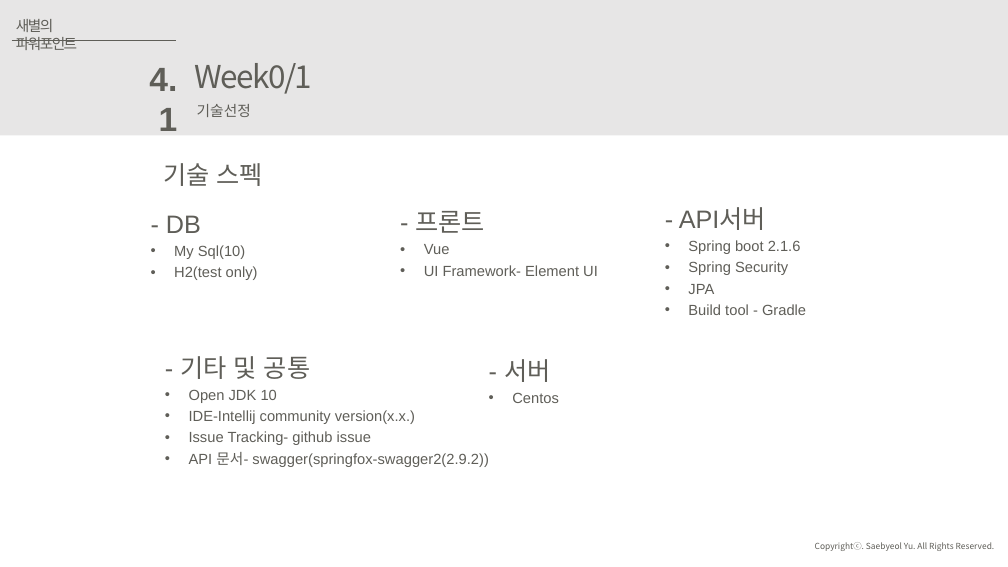
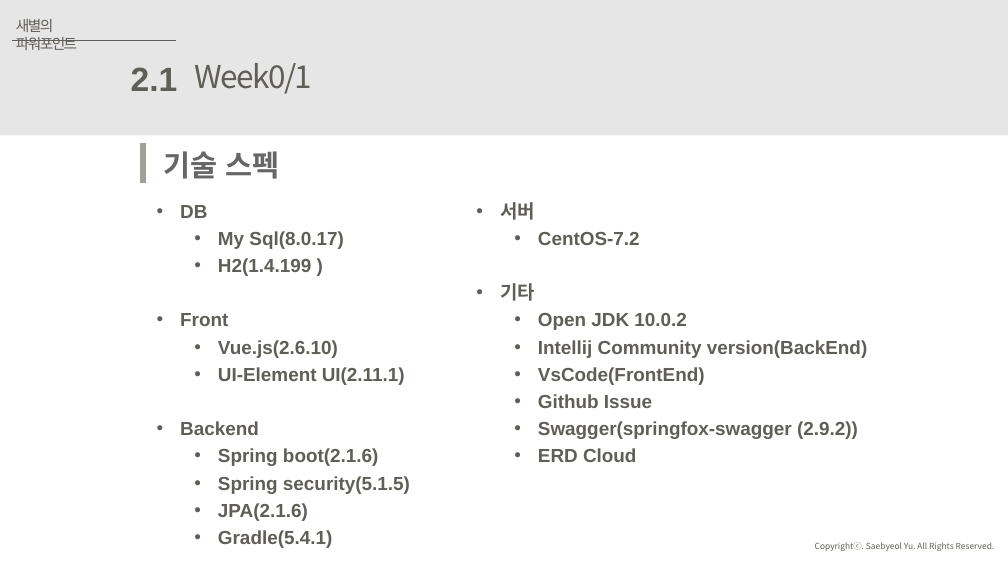
Before and after one commit to JuJinPark/interproject-process, a slide deck: slide 9 of 발표/internProject(20191010).pptx. Drawn at 1008x567 pixels with LibreOffice and Linux fonts; fonts in the diff are those of the drawing. Boxes give left, top, right and bottom in pixels: in the first picture for what was removed or moved away, otherwise in the second. Text is boxed around its words. In the diff, an @@ line names an element or a change of style, - is before the commit and + after.

Commit message:
added ppt

```diff
--- a/발표/internProject(20191010).pptx
+++ b/발표/internProject(20191010).pptx
@@ text at box(131, 67, 178, 91): text changed @@
-4.1
+2.1
@@ text removed at box(197, 104, 251, 117) @@
-기술선정
@@ line added from (143, 143) to (143, 184), #A1A099 6 pt @@
@@ text "기술 스펙" at box(163, 151, 279, 179): size 24 to 28 pt, text colour #5F5E58 to #666666, bold on; line spacing 1.5 to 1 @@
@@ text added at box(180, 205, 410, 548), 18 pt, text #5F5E58, bold @@
+• DB
+  • My Sql(8.0.17)
+  • H2(1.4.199 )
+• Front
+  • Vue.js(2.6.10)
+  • UI-Element UI(2.11.1)
+• Backend
+  • Spring boot(2.1.6)
+  • Spring security(5.1.5)
+  • JPA(2.1.6)
+  • Gradle(5.4.1)
@@ text added at box(500, 202, 868, 462), 18 pt, text #5F5E58, bold @@
+• 서버
+  • CentOS-7.2
+• 기타
+  • Open JDK 10.0.2
+  • Intellij Community version(BackEnd)
+  • VsCode(FrontEnd)
+  • Github Issue
+  • Swagger(springfox-swagger (2.9.2))
+  • ERD Cloud
@@ text removed at box(679, 208, 806, 315) @@
-- API서버
-• Spring boot 2.1.6
-• Spring Security
-• JPA
-• Build tool - Gradle
@@ text removed at box(166, 215, 258, 280) @@
-- DB
-• My Sql(10)
-• H2(test only)
@@ text removed at box(416, 211, 598, 276) @@
-- 프론트
-• Vue
-• UI Framework- Element UI
@@ text removed at box(180, 356, 488, 467) @@
-- 기타 및 공통
-• Open JDK 10
-• IDE-Intellij community version(x.x.)
-• Issue Tracking- github issue
-• API 문서- swagger(springfox-swagger2(2.9.2))
@@ text removed at box(504, 359, 559, 403) @@
-- 서버
-• Centos
```
Also in this commit, not shown: 13 other slides changed, 2 slides added, 12 slides removed, 3 other files.
